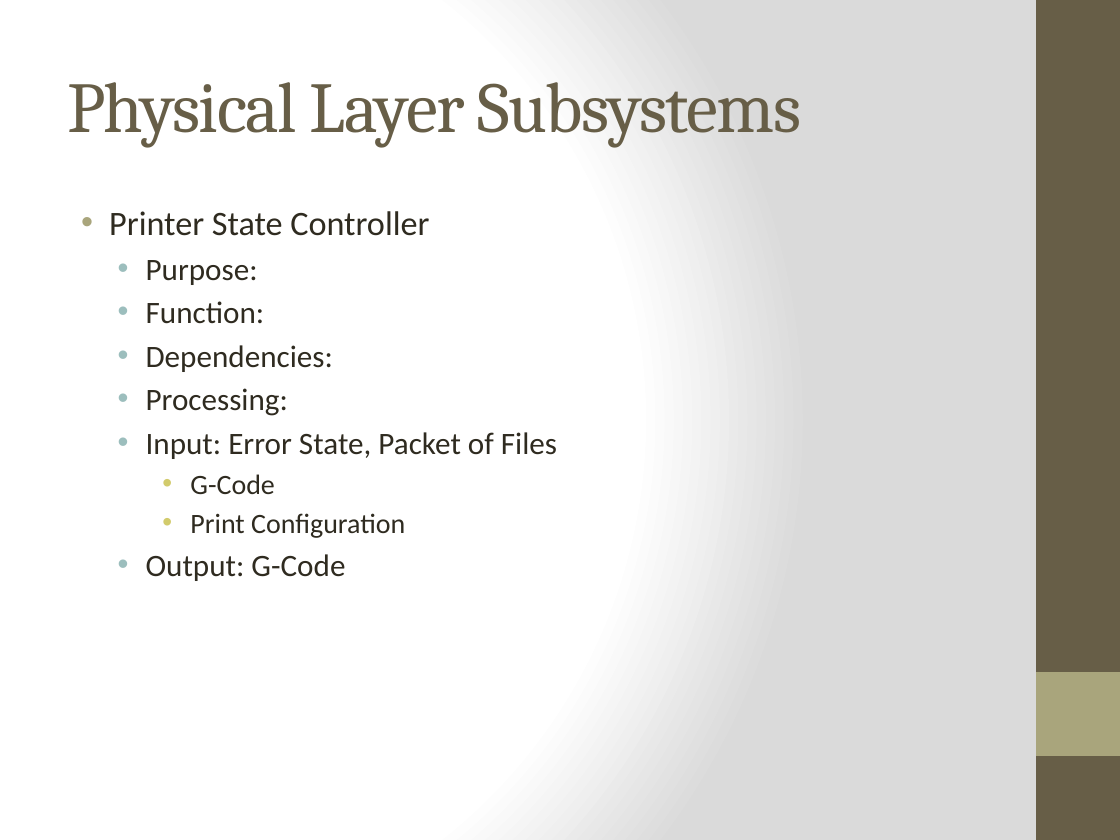
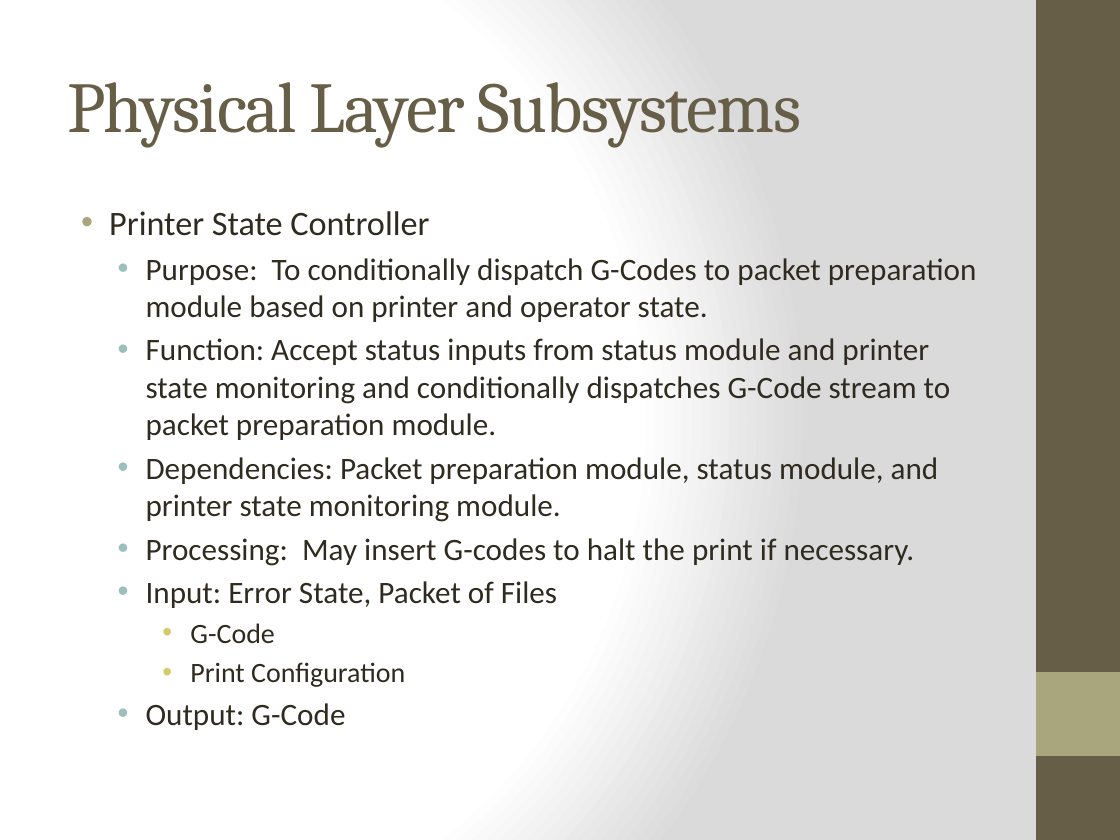
Before and after one commit to qpHalcy0n/SRDesign, a slide deck: slide 23 of ADS Gate Review/Team Ink3d ADS.pptx. Drawn at 1120x840 pixels with LibreOffice and Linux fonts; fonts in the diff are those of the drawing. Boxes give left, top, right and bottom in pixels: in the first picture for what was removed or moved away, otherwise in the second. Text is boxed around its words. In the diff, an @@ line names an element or a change of style, - is before the commit and + after.

```diff
--- a/ADS Gate Review/Team Ink3d ADS.pptx
+++ b/ADS Gate Review/Team Ink3d ADS.pptx
@@ text at (146, 258, 977, 566): text changed @@
-  • Purpose:
-  • Function:
-  • Dependencies:
-  • Processing:
+  • Purpose: To conditionally dispatch G-Codes to packet preparation module based on printer and operator state.
+  • Function: Accept status inputs from status module and printer state monitoring and conditionally dispatches G-Code stream to packet preparation module.
+  • Dependencies: Packet preparation module, status module, and printer state monitoring module.
+  • Processing: May insert G-codes to halt the print if necessary.
```
Also in this commit, not shown: 2 other slides changed.
